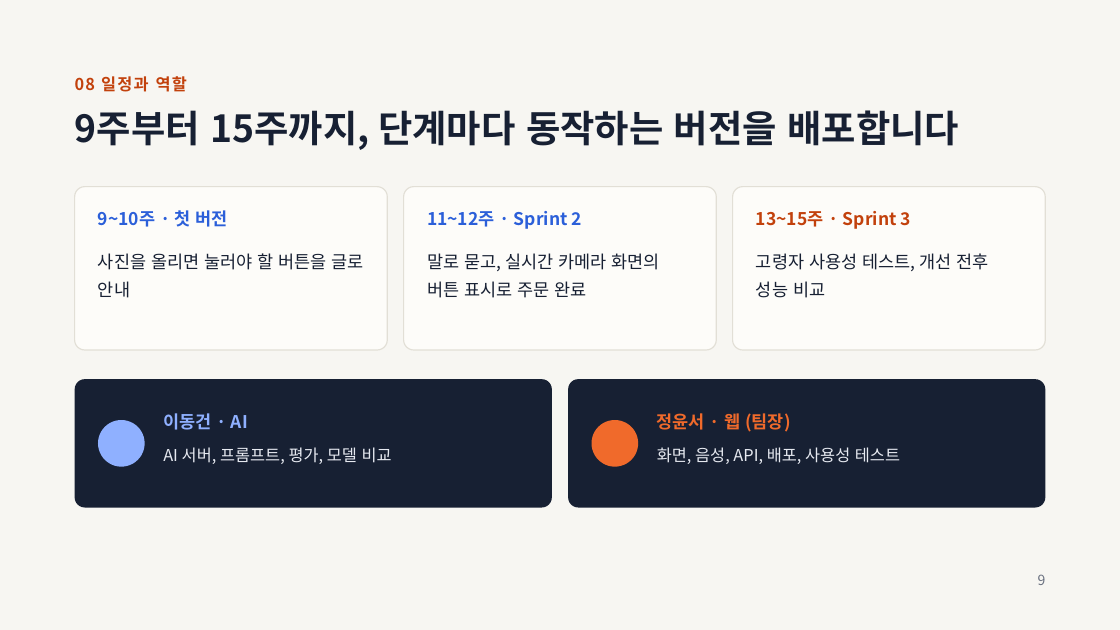
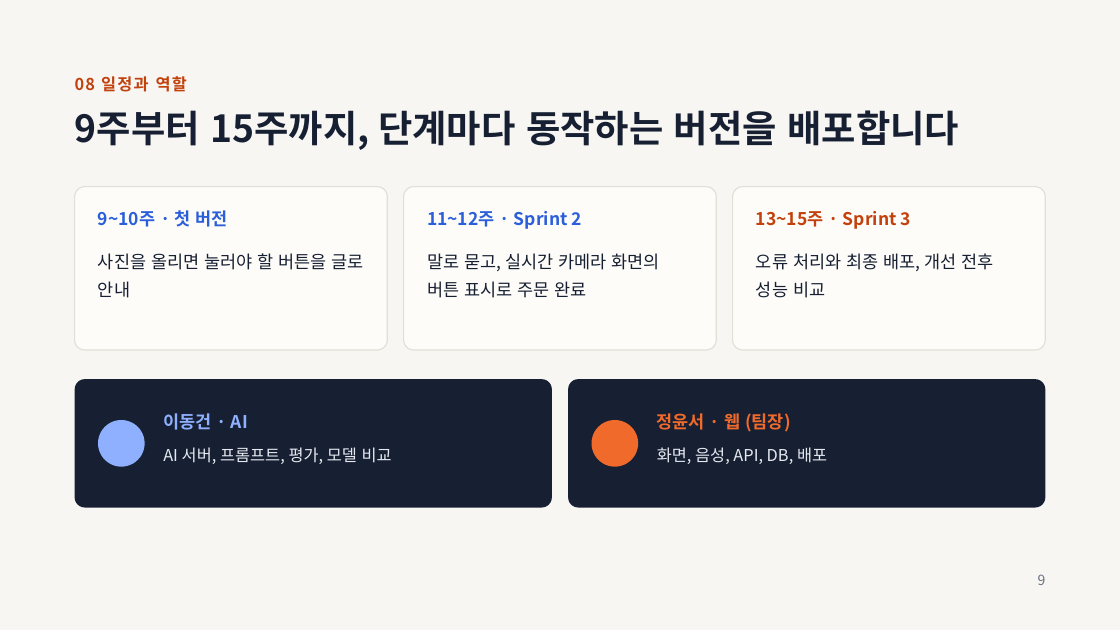
Before and after one commit to TeamProjectAIServiceDevelop/team-project, a slide deck: slide 9 of 자료/발표자료-KIOSSON.pptx. Drawn at 1120x630 pixels with LibreOffice and Linux fonts; fonts in the diff are those of the drawing. Boxes give left, top, right and bottom in pixels: in the first picture for what was removed or moved away, otherwise in the second. Text is boxed around its words. In the diff, an @@ line names an element or a change of style, - is before the commit and + after.

```diff
--- a/자료/발표자료-KIOSSON.pptx
+++ b/자료/발표자료-KIOSSON.pptx
@@ text at (756,253,993,298): text changed @@
-고령자 사용성 테스트, 개선 전후 성능 비교
+오류 처리와 최종 배포, 개선 전후 성능 비교
@@ text at (657,447,827,464): text changed @@
-화면, 음성, API, 배포, 사용성 테스트
+화면, 음성, API, DB, 배포
```
Also in this commit, not shown: 3 other slides changed, 3 other files.
